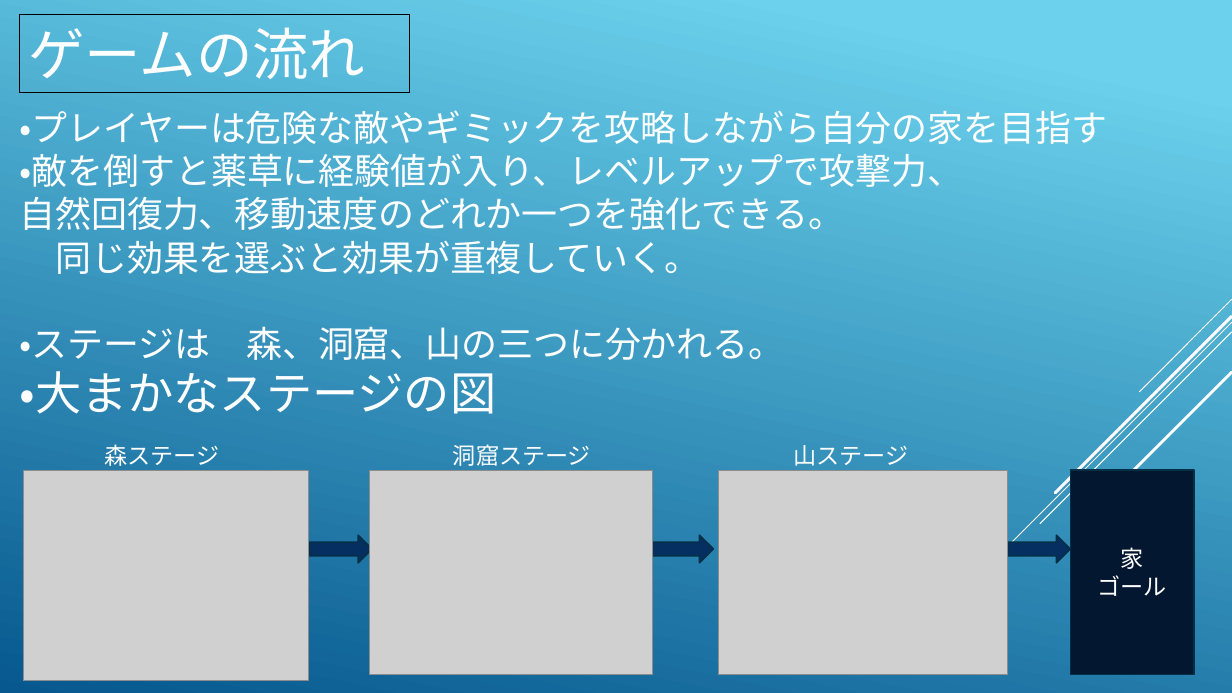
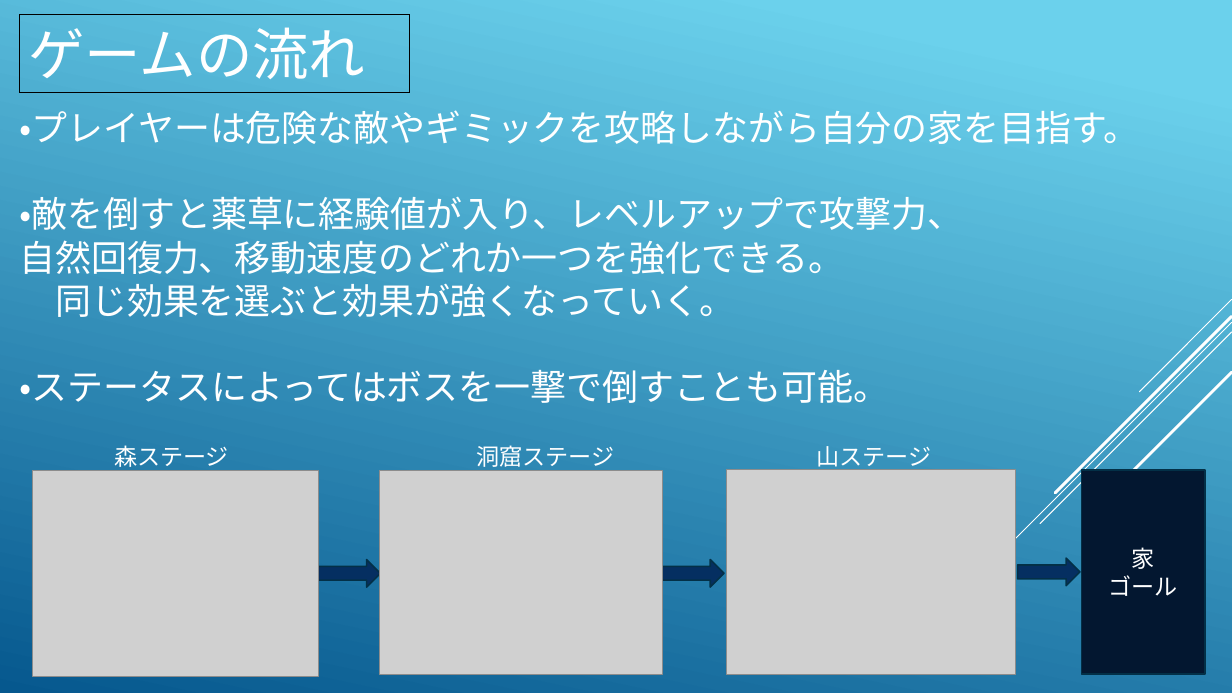
Before and after one commit to KawanoTakumi/2B-Team, a slide deck: slide 3 of Back To Home.pptx. Drawn at 1232x693 pixels with LibreOffice and Linux fonts; fonts in the diff are those of the drawing; grey boxes stand for pictures. Boxes give left, top, right and bottom in pixels: in the first picture for what was removed or moved away, otherwise in the second. Text is boxed around its words. In the diff, an @@ line names an element or a change of style, - is before the commit and + after.

Commit message:
敵の各種ステータスを設定しなおした。企画書を修正

```diff
--- a/Back To Home.pptx
+++ b/Back To Home.pptx
@@ text at (20,110,1140,144): text changed @@
-・プレイヤーは危険な敵やギミックを攻略しながら自分の家を目指す
+・プレイヤーは危険な敵やギミックを攻略しながら自分の家を目指す。
@@ text at (20,284,890,403): text changed @@
-同じ効果を選ぶと効果が重複していく。
-・ステージは 森、洞窟、山の三つに分かれる。
-・大まかなステージの図
+同じ効果を選ぶと効果が強くなっていく。
+・ステータスによってはボスを一撃で倒すことも可能。
@@ text "洞窟ステージ" rewrapped from (453,444,591,466) to (476,445,614,471) @@
@@ text "山ステージ" rewrapped from (793,445,908,466) to (816,446,931,471) @@
@@ picture: place and size @@
-picture at (23,470,309,681)
+picture at (33,470,319,676)
@@ 2 pictures, 1 text, 1 rectangle: place and size @@
-2 pictures, 1 text, 1 rectangle at (104,444,1194,675)
+2 pictures, 1 text, 1 rectangle at (114,445,1205,675)
@@ 3 right arrows: place and size @@
-3 right arrows at (310,535,1071,563)
+3 right arrows at (318,558,1080,588)
```
Also in this commit, not shown: 2 other slides changed, 1 slide added, 1 slide removed, 21 other files.
